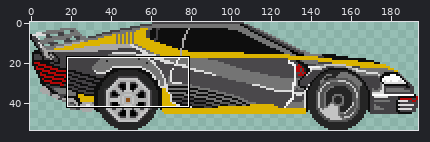
Sprite sheet: Assets/Assets/Levels/Car2077.png. The picture above shows the old version from afar; the outline marks the close-up.
Close-up. Before the edit:
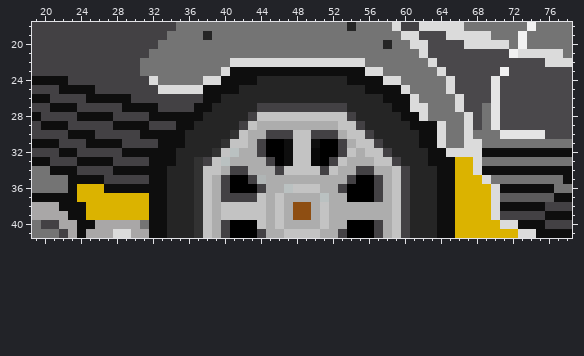
The file is 194x54 pixels. Colours within 5 levels of each other are drawn and written as one. Shown: x 19..78, y 18..41.
And afterwards:
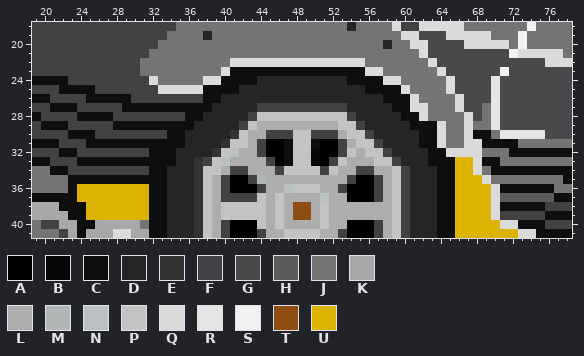
Palette (. is transparent): A #000000  B #080808  C #0e0e0e  D #252525  E #323232  F #434144  G #4a484b  H #5c5b5c  J #747474  K #a9a7a7  L #adadad  M #b0b5b5  N #bac1c1  P #c3c3c3  Q #dbdbdb  R #e5e5e5  S #f1f1f1  T #8e4e12  U #dbb300
What changed:
{"y":27,"x":33,"old":"FFFF","new":"CCCC"}
{"y":28,"x":32,"old":"CCCC","new":"FFFF"}
{"y":29,"x":32,"old":"FFF","new":"CCC"}
{"y":29,"x":68,"old":"G","new":"J"}
{"y":30,"x":31,"old":"CCC","new":"FFF"}
{"y":30,"x":68,"old":"JJ","new":"CC"}
{"y":31,"x":29,"old":"FFFF","new":"CCCC"}
{"y":31,"x":69,"old":"JJJJ","new":"CCCC"}
{"y":32,"x":29,"old":"CCC","new":"FFF"}
{"y":32,"x":69,"old":"CCC","new":"JJJ"}
{"y":33,"x":28,"old":"FFFF","new":"CCCC"}
{"y":33,"x":69,"old":"JJ","new":"CC"}
{"y":34,"x":23,"old":"C","new":"F"}
{"y":34,"x":28,"old":"CCCC","new":"FFFF"}
{"y":34,"x":69,"old":"C","new":"J"}
{"y":35,"x":27,"old":"FFFFF","new":"CCCCC"}
{"y":36,"x":27,"old":"CCCCC","new":"UUUUU"}
